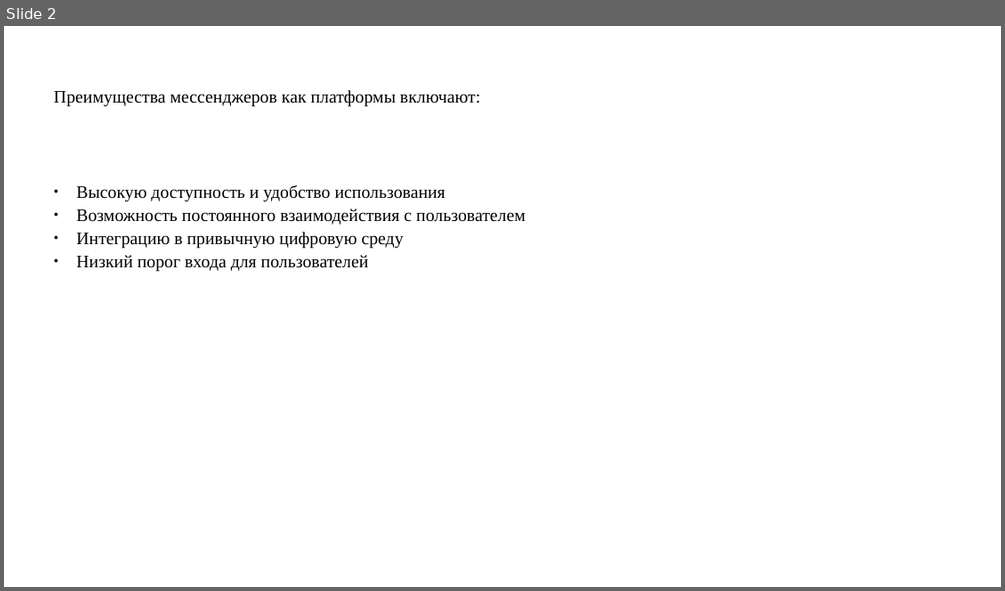
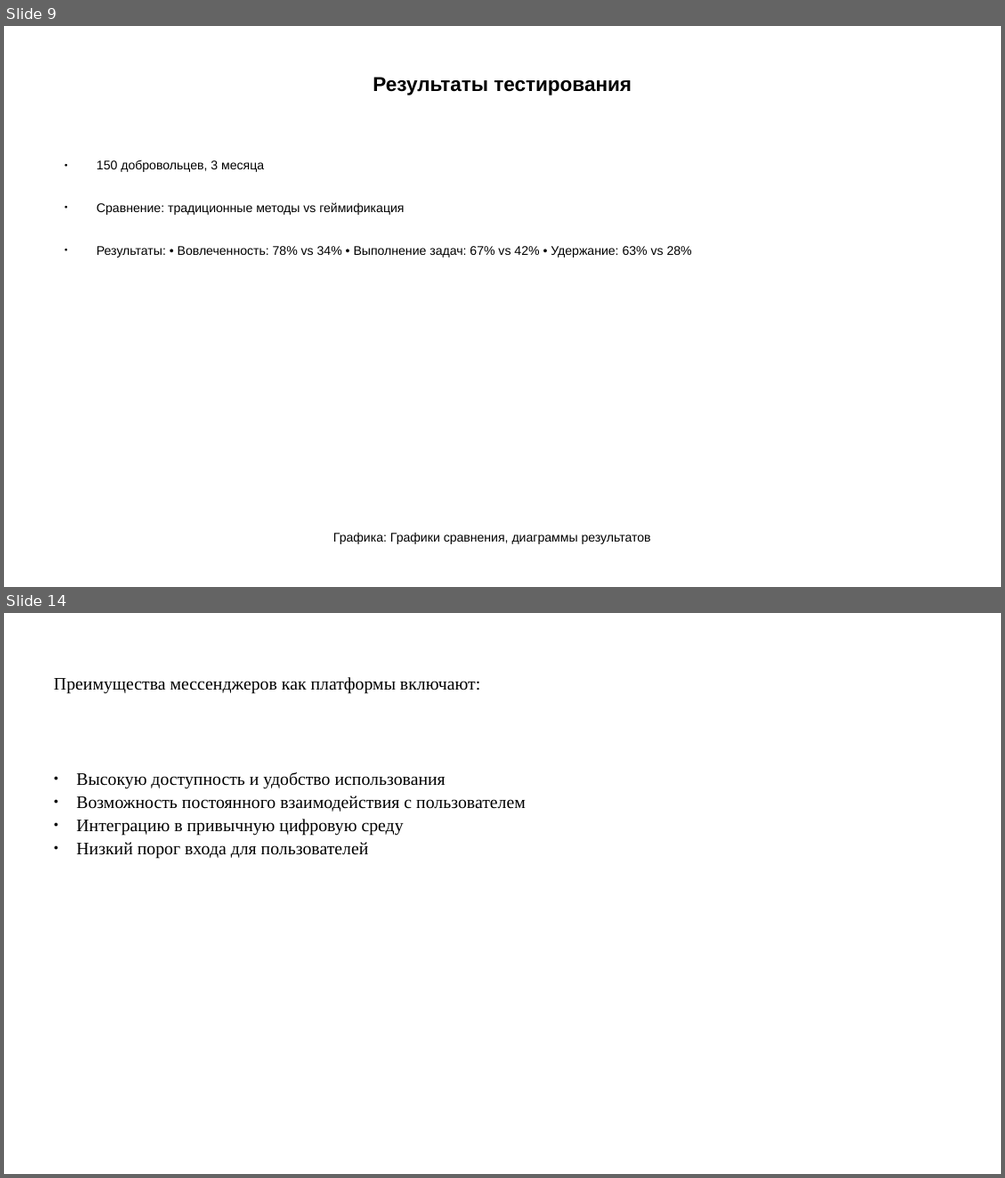
Before and after one commit to pagamov/pagamov_bot, a slide deck: docs/Гамов_Презентация Отчет НИР_26.pptx. Shown one above the other, each under a label of ours: slide 2 before the commit, slides 9 and 14 after it; the slides between them are not shown. The pictures are 1005x591 and 1005x1178 pixels, drawn with LibreOffice and Linux fonts; fonts in the diff are those of the drawing. Boxes give left, top, right and bottom in pixels: in the first picture for what was removed or moved away, otherwise in the second. Text is boxed around its words. In the diff, an @@ line names an element or a change of style, - is before the commit and + after.

```diff
--- a/docs/Гамов_Презентация Отчет НИР_26.pptx
+++ b/docs/Гамов_Презентация Отчет НИР_26.pptx
@@ slide 9 added at (4, 26, 1001, 587), background #FFFFFF @@
@@ title added at (372, 77, 631, 95), 16 pt, text #000000, bold @@
+Результаты тестирования
@@ text added at (97, 160, 692, 257), 10 pt, text #000000 @@
+● 150 добровольцев, 3 месяца
+● Сравнение: традиционные методы vs геймификация
+● Результаты: • Вовлеченность: 78% vs 34% • Выполнение задач: 67% vs 42% • Удержание: 63% vs 28%
@@ text added at (333, 532, 651, 544), 10 pt, text #000000 @@
+Графика: Графики сравнения, диаграммы результатов
@@ what was slide 2 is now slide 14 @@
```
Also in this commit, not shown: 12 other slides added, 1 slide removed, 3 other files.
